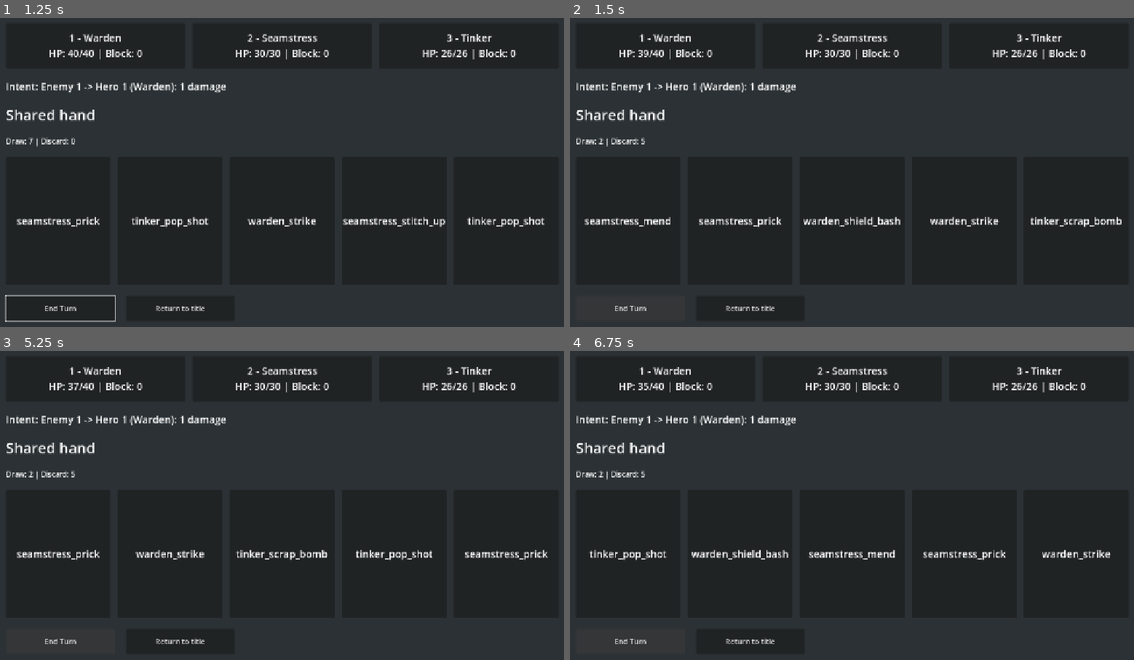
Above: before the commit, frames 1-4 (two rows, left to right).
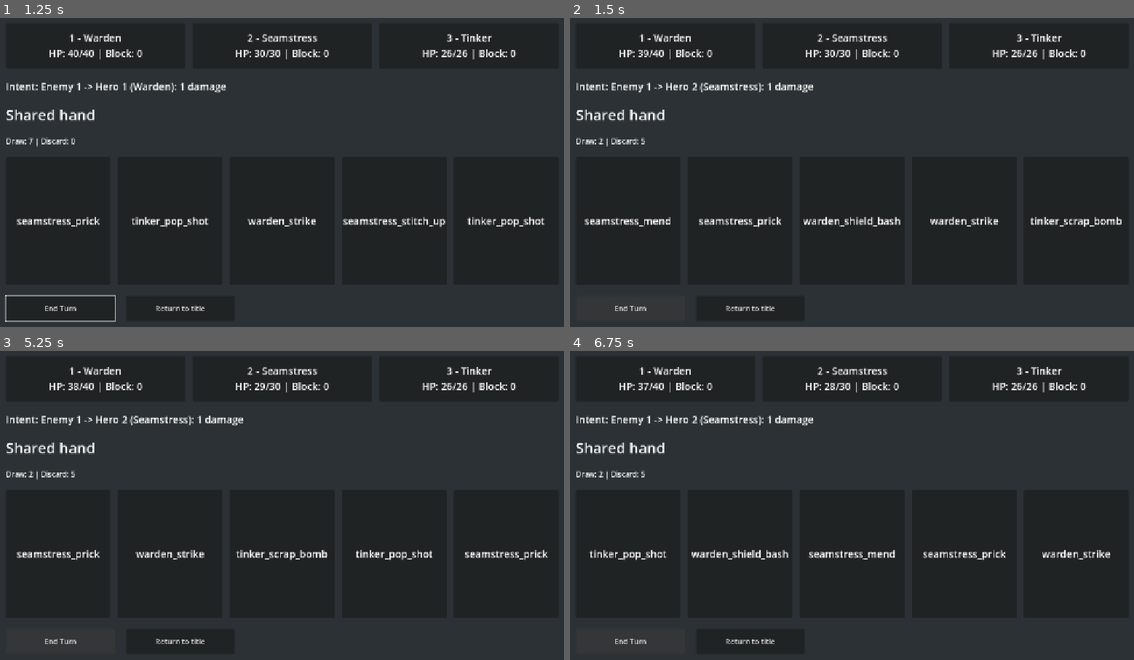
Above: after the commit, the same moments.

Repository: jcoev123-jpg/PatchworkPioneers
Game: Godot game, scene res://scenes/app.tscn
Two runs of this game, one before a commit and one after it. Both use one fixed random seed, a clock stepped at 60 frames per second and the inputs below.
Inputs:
- Up to frame 1 (1.25 s): click "Start run" at 0.5 s
- Up to frame 2 (1.5 s): click "End Turn" at 1.25 s
- Up to frame 3 (5.25 s): click "Return to title" at 2 s; click "Start run" at 2.75 s; click "End Turn" at 3.5 s; click "End Turn" at 4.25 s; tap Enter at 5 s
- Up to frame 4 (6.75 s): tap Space at 5.75 s; tap Enter at 6.5 s

Frame 1 is identical in both runs. In frame 2, 0.4% of the frame differs, in the area x 21-44%, y 20-25%; in frame 3, 0.4%; in frame 4, 0.4%, in the area x 12-47%, y 10-25%.

Commit message:
Patchwork Pioneers cycle 010: Wire cycling enemy attack intents into live End Turn
Accepted by relay v2 (Claude final review, tests green).

Diff:
--- a/data/encounters/starter_attacks.json
+++ b/data/encounters/starter_attacks.json
@@ -1,3 +1,3 @@
 [
-  {"enemy_position": 1, "target_position": 1, "amount": 1}
+  {"enemy_position": 1, "pattern": [{"type": "attack", "amount": 1, "target_position": 1}, {"type": "attack", "amount": 1, "target_position": 2}]}
 ]
--- a/scripts/app.gd
+++ b/scripts/app.gd
@@ -26,6 +26,7 @@
 var hero_view: HBoxContainer
 var hero_panels: Array[PanelContainer] = []
 var enemy_attacks: Array = []
+var enemy_intents: CombatEnemyIntents
 var intent_label: Label
 
 
@@ -79,16 +80,17 @@
 			push_error("Starter deck contains an invalid card ID")
 			return
 		cards.append(card)
+	var selector := CombatEnemyIntents.new(_load_enemy_schedule())
+	if not selector.is_valid():
+		push_warning("Starter attack schedule is invalid; run was not started")
+		return
 	var definitions := _load_party_definitions()
 	var starting_party := CombatParty.new(definitions)
 	if not starting_party.is_valid():
 		push_warning("Starter party definitions are invalid; run was not started")
 		return
-	var attacks := _load_enemy_attacks()
-	if attacks.is_empty():
-		push_warning("Starter attacks are invalid; run was not started")
-		return
-	enemy_attacks = attacks
+	enemy_intents = selector
+	enemy_attacks = enemy_intents.get_intents()
 	party = starting_party
 	run_rng = RandomNumberGenerator.new()
 	run_rng.seed = run_seed
@@ -128,7 +130,7 @@
 	return source
 
 
-func _load_enemy_attacks() -> Array:
+func _load_enemy_schedule() -> Array:
 	if not FileAccess.file_exists(starter_attacks_path):
 		return []
 	var parser := JSON.new()
@@ -137,27 +139,35 @@
 	var source = parser.data
 	if not source is Array or source.is_empty():
 		return []
-	var sources: Array[int] = []
-	for attack in source:
-		if not attack is Dictionary:
-			return []
-		for field in ["enemy_position", "target_position", "amount"]:
-			var value = attack.get(field)
-			if not (value is int or value is float):
+	for definition in source:
+		if not definition is Dictionary or not _normalize_schedule_number(definition, "enemy_position"):
+			return []
+		var pattern = definition.get("pattern")
+		if not pattern is Array or pattern.is_empty():
+			return []
+		for action in pattern:
+			# The live executor currently supports attacks only, including future steps.
+			if not action is Dictionary:
 				return []
-			if not is_finite(float(value)) or floor(float(value)) != float(value):
+			var kind = action.get("type")
+			if not kind is String or kind != "attack":
 				return []
-			if value < 0 or value >= float(CombatParty.MAX_INT):
+			if not _normalize_schedule_number(action, "amount") or not _normalize_schedule_number(action, "target_position"):
 				return []
-			attack[field] = int(value)
-		if attack["enemy_position"] < 1 or attack["enemy_position"] > 3 or attack["enemy_position"] in sources:
-			return []
-		if attack["target_position"] < 1 or attack["target_position"] > CombatParty.PARTY_SIZE:
-			return []
-		sources.append(attack["enemy_position"])
-	source.sort_custom(func(a: Dictionary, b: Dictionary) -> bool:
-		return a["enemy_position"] < b["enemy_position"])
+	# CombatEnemyIntents validates exact keys, ranges and duplicate source positions.
 	return source
+
+
+func _normalize_schedule_number(record: Dictionary, field: String) -> bool:
+	var value = record.get(field)
+	if not (value is int or value is float):
+		return false
+	if not is_finite(float(value)) or floor(float(value)) != float(value):
+		return false
+	if value < 0 or value >= float(CombatParty.MAX_INT):
+		return false
+	record[field] = int(value)
+	return true
 
 
 func _build_battle() -> void:
@@ -184,12 +194,7 @@
 		panel.add_child(label)
 	intent_label = Label.new()
 	intent_label.add_theme_font_size_override("font_size", 22)
-	var intents: PackedStringArray = []
-	for attack in enemy_attacks:
-		intents.append("Enemy %d -> Hero %d (%s): %d damage" % [
-			attack["enemy_position"], attack["target_position"],
-			party.get_hero(attack["target_position"])["name"], attack["amount"]])
-	intent_label.text = "Intent: " + "; ".join(intents)
+	_refresh_intents()
 	intent_label.autowrap_mode = TextServer.AUTOWRAP_WORD_SMART
 	column.add_child(intent_label)
 	var heading := Label.new()
@@ -247,15 +252,29 @@
 			"\nDOWNED" if party.is_downed(index + 1) else ""]
 
 
+func _refresh_intents() -> void:
+	var announcements: PackedStringArray = []
+	for attack in enemy_attacks:
+		announcements.append("Enemy %d -> Hero %d (%s): %d damage" % [
+			attack["enemy_position"], attack["target_position"],
+			party.get_hero(attack["target_position"])["name"], attack["amount"]])
+	intent_label.text = "Intent: " + "; ".join(announcements)
+
+
 func _end_turn(button: Button = null) -> void:
 	if button == null or button != end_turn_button or button.disabled or not button.is_visible_in_tree():
 		return
 	if deck == null or party == null or not deck.end_turn():
 		return
-	CombatEnemyAttacks.new().execute_attacks(party, enemy_attacks)
+	var result := CombatEnemyAttacks.new().execute_attacks(party, enemy_attacks)
+	if not result["ok"]:
+		return
 	if not deck.start_turn():
 		return
 	party.start_player_turn()
+	enemy_intents.advance_turn()
+	enemy_attacks = enemy_intents.get_intents()
+	_refresh_intents()
 	_refresh_hand()
 	_refresh_party()
 
@@ -274,6 +293,7 @@
 	hero_panels.clear()
 	intent_label = null
 	enemy_attacks.clear()
+	enemy_intents = null
 	party = null
 	deck = null
 	run_rng = null
--- a/tests/live_enemy_phase_test.gd
+++ b/tests/live_enemy_phase_test.gd
@@ -20,16 +20,21 @@
 
 
 func _snapshot(app) -> Array:
-	return [app.party.get_heroes(), _deck(app.deck), app.run_rng.state]
-
-
-func _visible(app) -> void:
+	return [app.party.get_heroes(), _deck(app.deck), app.run_rng.state,
+		app.enemy_intents.get_intents(), app.enemy_attacks.duplicate(true), app.intent_label.text]
+
+
+func _visible(app, target: int = 1) -> void:
 	_check(is_instance_valid(app.intent_label), "mounted intent label exists")
 	if is_instance_valid(app.intent_label):
 		_check(app.intent_label.is_visible_in_tree() and app.battle_view.is_ancestor_of(app.intent_label),
 			"intent is mounted and visible in battle")
-		_check(app.intent_label.text == "Intent: Enemy 1 -> Hero 1 (Warden): 1 damage",
+		_check(app.intent_label.text == "Intent: Enemy 1 -> Hero %d (%s): 1 damage" % [
+			target, "Warden" if target == 1 else "Seamstress"],
 			"visible intent accurately describes authored source, target and damage")
+	_check(app.enemy_attacks == [{"enemy_position": 1, "type": "attack", "amount": 1,
+		"target_position": target}] and app.enemy_attacks == app.enemy_intents.get_intents(),
+		"retained snapshot matches current selector and expected step")
 	_check(app.hero_panels.size() == 3, "all hero panels mounted")
 	for index in range(app.hero_panels.size()):
 		var panel = app.hero_panels[index]
@@ -49,24 +54,39 @@
 
 func _invalid_sources(app) -> void:
 	var path := "user://live_enemy_phase_invalid.json"
-	var valid := {"enemy_position": 1, "target_position": 1, "amount": 1}
+	var action := {"type": "attack", "target_position": 1, "amount": 1}
+	var valid := {"enemy_position": 1, "pattern": [action]}
 	var fixtures: Array[String] = ["{", "{}", "[]", "[null]", "[1]", "[{}]",
 		JSON.stringify([valid, valid])]
 	for field in valid:
-		var missing := valid.duplicate()
+		var missing := valid.duplicate(true)
 		missing.erase(field)
 		fixtures.append(JSON.stringify([missing]))
 		for bad in [null, true, "1", 0.5, -1, 1e30]:
-			var record := valid.duplicate()
+			var record := valid.duplicate(true)
 			record[field] = bad
 			fixtures.append(JSON.stringify([record]))
-	for field in ["enemy_position", "target_position"]:
-		for bad in [0, 4]:
-			var record := valid.duplicate()
-			record[field] = bad
-			fixtures.append(JSON.stringify([record]))
-	# Reject a whole phase, including a valid prefix, before creating any session.
-	fixtures.append(JSON.stringify([valid, {"enemy_position": 2, "target_position": 4, "amount": 1}]))
+	for bad in [0, 4]:
+		fixtures.append(JSON.stringify([{"enemy_position": bad, "pattern": [action]}]))
+	for bad in [[], {}, [null], [1], [{}]]:
+		fixtures.append(JSON.stringify([{"enemy_position": 1, "pattern": bad}]))
+	for field in action:
+		var missing := action.duplicate()
+		missing.erase(field)
+		fixtures.append(JSON.stringify([{"enemy_position": 1, "pattern": [action, missing]}]))
+		for bad in [null, true, "1", 0.5, -1, 1e30]:
+			var invalid := action.duplicate()
+			invalid[field] = bad
+			fixtures.append(JSON.stringify([{"enemy_position": 1, "pattern": [action, invalid]}]))
+	for invalid in [{"type": "attack", "target_position": 0, "amount": 1},
+		{"type": "attack", "target_position": 4, "amount": 1},
+		{"type": "block", "amount": 1}, {"type": "heal", "amount": 1},
+		{"type": "attack", "target_position": 1, "amount": 1, "extra": 0}]:
+		# A valid first step must never hide an invalid later step or record.
+		fixtures.append(JSON.stringify([{"enemy_position": 1, "pattern": [action, invalid]}]))
+		fixtures.append(JSON.stringify([valid, {"enemy_position": 2, "pattern": [invalid]}]))
+	fixtures.append(JSON.stringify([{"enemy_position": 1, "pattern": [action], "extra": 0}]))
+	fixtures.append(JSON.stringify([{"enemy_position": 1, "target_position": 1, "amount": 1}]))
 	for source in fixtures:
 		var file := FileAccess.open(path, FileAccess.WRITE)
 		_check(file != null, "negative fixture opens outside repository")
@@ -87,7 +107,7 @@
 func _rejected(app) -> void:
 	_check(app.deck == null and app.party == null and app.run_rng == null,
 		"invalid or missing phase rejects before session creation")
-	_check(app.battle_view == null and app.intent_label == null and app.enemy_attacks.is_empty(),
+	_check(app.battle_view == null and app.intent_label == null and app.enemy_attacks.is_empty() and app.enemy_intents == null,
 		"rejection leaves no partial battle or intent")
 	_check(app.title_view.is_visible_in_tree() and app.start_button.has_focus(), "rejection retains title and focus")
 	app._end_turn()
@@ -145,32 +165,38 @@
 			before = _snapshot(app)
 			_check(not app.deck.try_spend_energy(2) and not app.deck.start_turn(), "failed spend and duplicate start reject")
 			_check(_snapshot(app) == before, "rejected actions preserve hero, piles, energy and RNG")
-			var blocked := turn % 2 == 0
+			var blocked := turn % 4 < 2
 			if blocked:
 				_check(app.party.gain_block(1, 3) and app.party.gain_block(2, 4), "gain real front and middle Block")
-			var hp: int = app.party.get_hero(1).hp
-			var other_heroes: Array = app.party.get_heroes().slice(1)
+			var target := turn % 2 + 1
+			var heroes: Array = app.party.get_heroes()
 			app.end_turn_button.pressed.emit()
 			_check(reference.end_turn() and reference.start_turn(), "reference deck advances")
-			_check(app.party.get_hero(1).hp == hp - (0 if blocked else 1), "exactly one hit uses Block before HP")
+			_check(app.party.get_hero(target).hp == heroes[target - 1].hp - (0 if blocked else 1), "cycling target takes exactly one hit using Block before HP")
 			for position in range(1, 4):
 				_check(app.party.get_hero(position).block == 0, "next player turn clears all Block")
-			for index in range(2):
-				_check(app.party.get_hero(index + 2).hp == other_heroes[index].hp, "only front takes damage")
+			for position in range(1, 4):
+				if position != target:
+					_check(app.party.get_hero(position).hp == heroes[position - 1].hp, "only announced hero takes damage")
 			_check(_deck(app.deck) == _deck(reference) and app.run_rng.state == rng.state,
 				"enemy phase consumes no RNG; deck, discard, draw and three energy cadence unchanged")
-			_visible(app)
+			_visible(app, (turn + 1) % 2 + 1)
 			trace.append(_snapshot(app))
 		# A mounted but inactive, hidden or disabled control must have no effects.
-		for mode in ["disabled", "hidden", "inactive"]:
+		for mode in ["disabled", "hidden", "missing", "foreign", "inactive"]:
 			if mode == "disabled":
 				app.end_turn_button.disabled = true
 			elif mode == "hidden":
 				app.battle_view.hide()
-			else:
+			elif mode == "inactive":
 				_check(app.deck.end_turn(), "enter actual inactive deck phase")
 			before = _snapshot(app)
-			app.end_turn_button.pressed.emit()
+			if mode == "missing":
+				app._end_turn()
+			elif mode == "foreign":
+				app._end_turn(app.return_button)
+			else:
+				app.end_turn_button.pressed.emit()
 			_check(_snapshot(app) == before, "inactive/hidden/disabled button cannot damage, spend, draw or change RNG")
 			app.end_turn_button.disabled = false
 			app.battle_view.show()
@@ -180,12 +206,15 @@
 			_check(trace == first_trace, "fresh same-seed run replays every hero, deck and RNG snapshot")
 		var old_button: Button = app.end_turn_button
 		var old_party: WeakRef = weakref(app.party)
+		var old_selector: WeakRef = weakref(app.enemy_intents)
 		var intent_id: int = app.intent_label.get_instance_id()
 		app.return_button.pressed.emit()
 		old_button.pressed.emit()
 		_check(app.deck == null and app.party == null and app.run_rng == null and app.battle_view == null,
 			"return tears down session; detached button cannot resurrect it")
-		_check(app.enemy_attacks.is_empty() and app.intent_label == null, "return clears intent data and label")
+		_check(app.enemy_attacks.is_empty() and app.intent_label == null and app.enemy_intents == null,
+			"return clears selector, intent data and label")
+		_check(old_selector.get_ref() == null, "old selector released")
 		_check(old_party.get_ref() == null, "old party released")
 		_check(app.title_view.is_visible_in_tree() and app.start_button.has_focus(), "return restores title and keyboard focus")
 		await process_frame
--- a/tests/live_party_test.gd
+++ b/tests/live_party_test.gd
@@ -170,7 +170,7 @@
 			trace.append(_deck_snapshot(app.deck))
 			_check(app.deck.try_spend_energy(2) and reference.try_spend_energy(2), "live shared energy can be spent")
 			_check(not app.deck.try_spend_energy(2) and not app.deck.start_turn(), "no-spend and duplicate turn rejected")
-			_check(party.gain_block(1, 3), "Block added before real End Turn")
+			_check(party.gain_block(1, 3) and party.gain_block(2, 4), "Block added to cycling targets before real End Turn")
 			app.end_turn_button.pressed.emit()
 			_check(reference.end_turn() and reference.start_turn(), "reference advances")
 			_check(app.party == party, "End Turn retains party instance")
